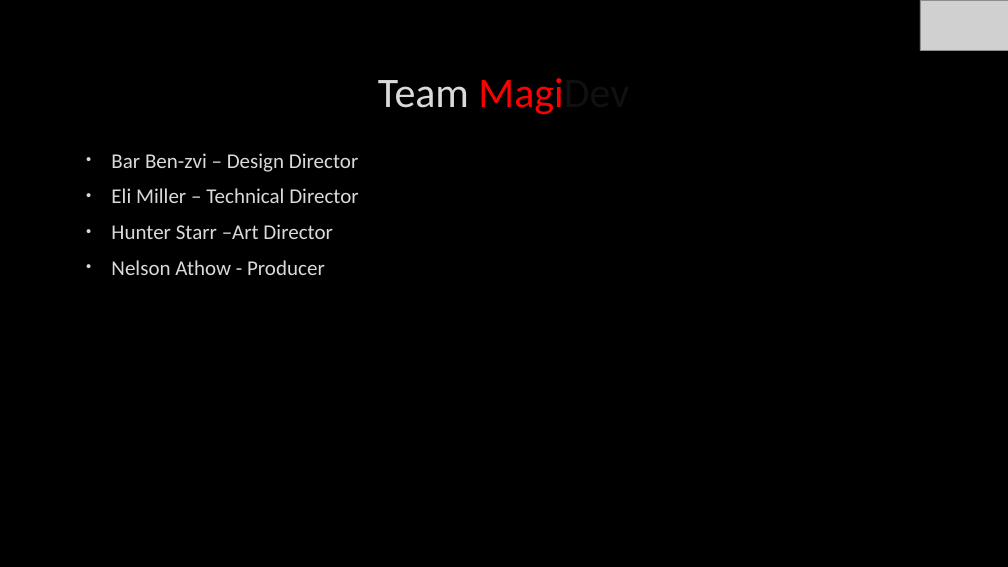
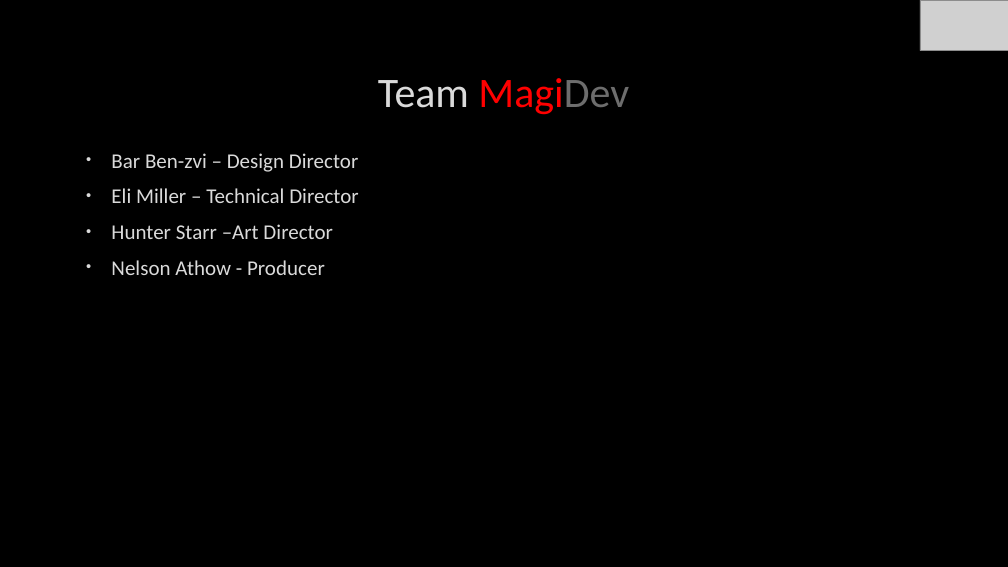
Before and after one commit to EliAnonymouse17/GDAfinal, a slide deck: slide 2 of Documentation/PresentationAlpha.pptx. Drawn at 1008x567 pixels with LibreOffice and Linux fonts; fonts in the diff are those of the drawing; grey boxes stand for pictures; background and template pictures are left out. Boxes give left, top, right and bottom in pixels: in the first picture for what was removed or moved away, otherwise in the second. Text is boxed around its words. In the diff, an @@ line names an element or a change of style, - is before the commit and + after.

```diff
--- a/Documentation/PresentationAlpha.pptx
+++ b/Documentation/PresentationAlpha.pptx
@@ title "Team MagiDev" at [378,78,629,115]: text colour #111112 to #6D6D6D in "MagiDev" @@
```
Also in this commit, not shown: 1 other slide changed.
